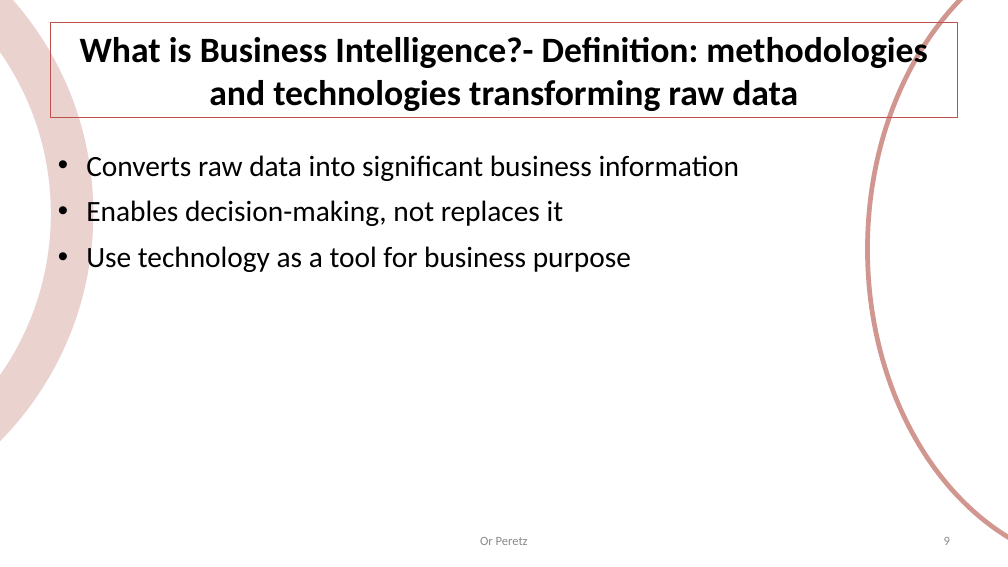
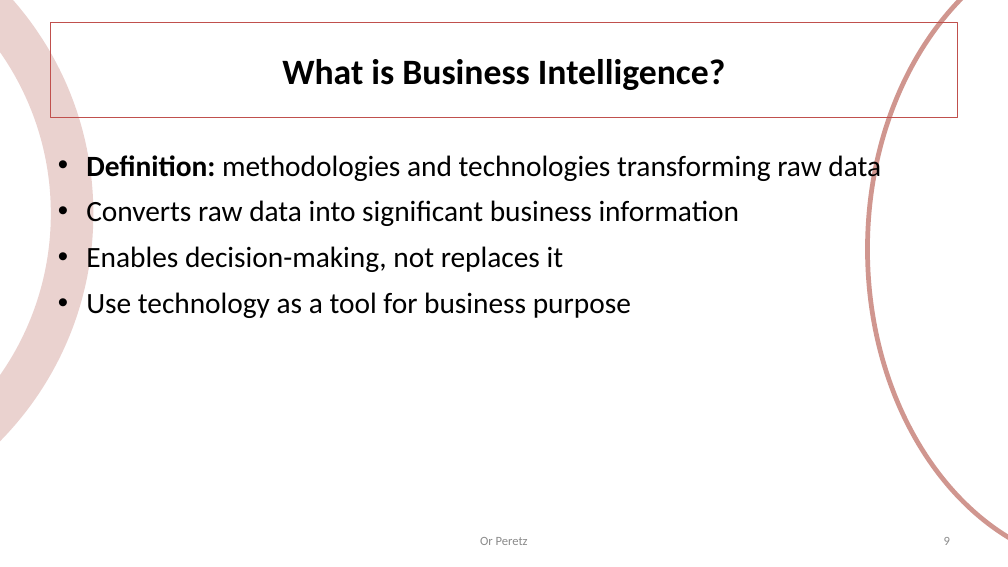
Before and after one commit to OrPerets/data-engineering-course, a slide deck: slide 9 of build/01-introduction.pptx. Drawn at 1008x567 pixels with LibreOffice and Linux fonts; fonts in the diff are those of the drawing. Boxes give left, top, right and bottom in pixels: in the first picture for what was removed or moved away, otherwise in the second. Text is boxed around its words. In the diff, an @@ line names an element or a change of style, - is before the commit and + after.

```diff
--- a/build/01-introduction.pptx
+++ b/build/01-introduction.pptx
@@ title at (x1=282, y1=59, x2=725, y2=90): text changed @@
-What is Business Intelligence?- Definition: methodologies and technologies transforming raw data
+What is Business Intelligence?
@@ text at (x1=86, y1=151, x2=881, y2=183): paragraph added @@
+• Definition: methodologies and technologies transforming raw data
```
Also in this commit, not shown: 13 other slides changed, 1 other file.
